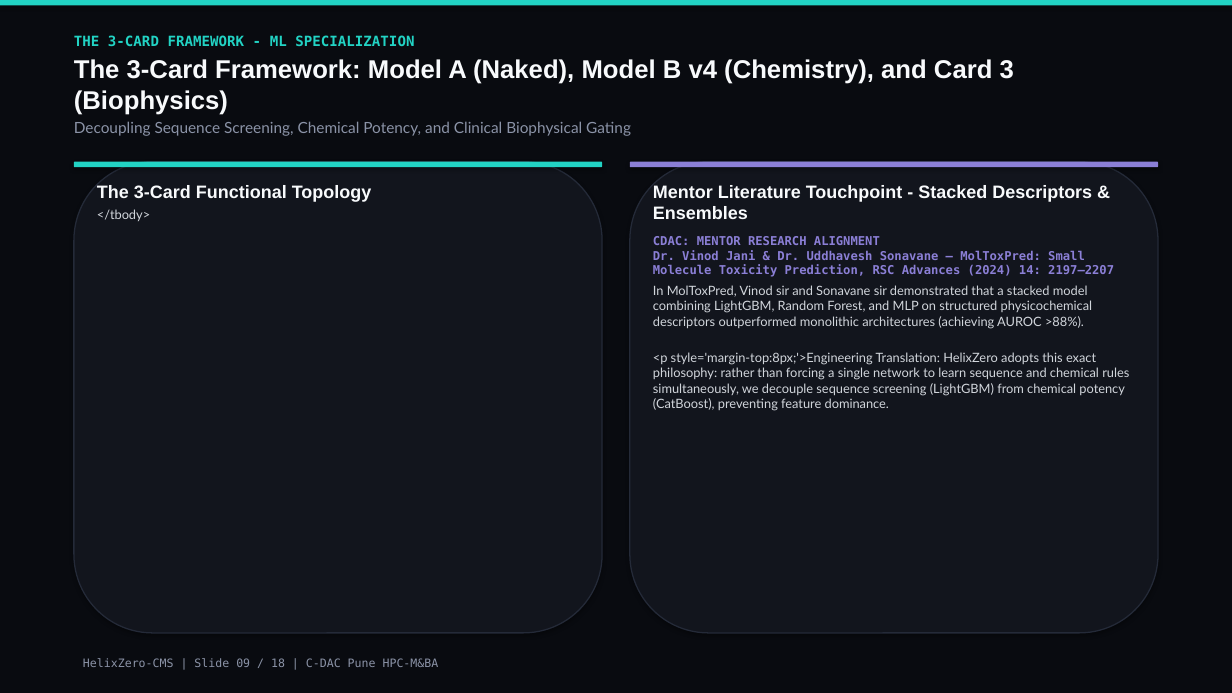
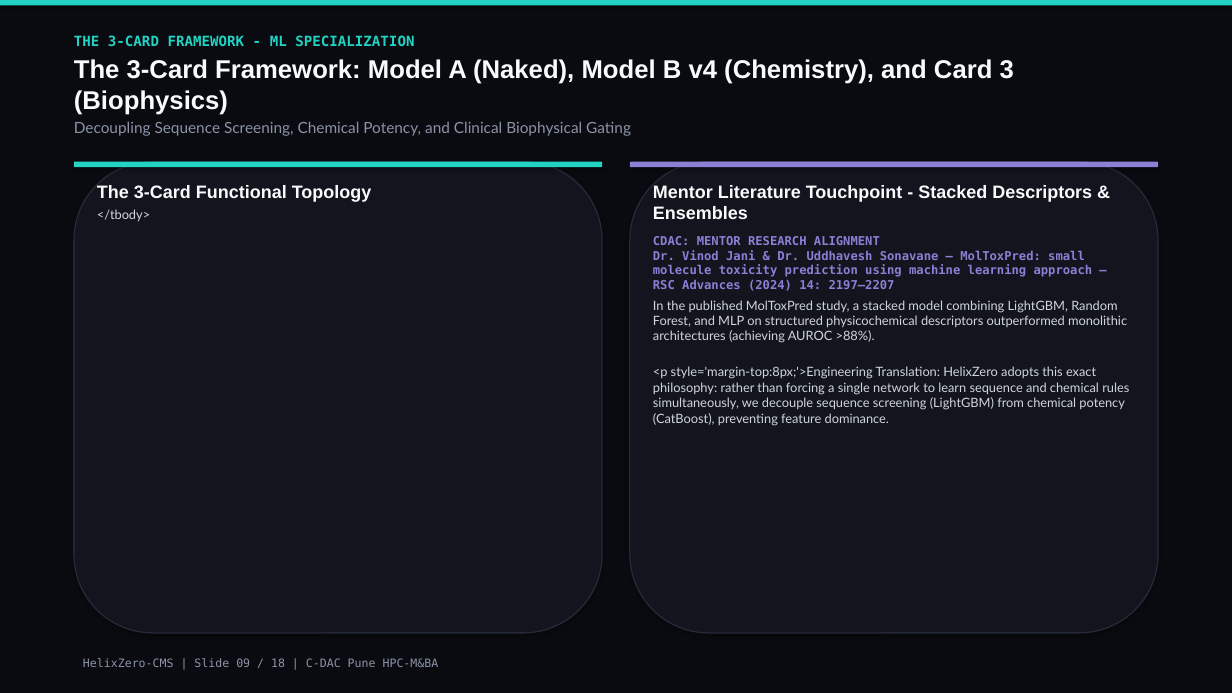
Before and after one commit to nitinjadhav888/Helixzerocms-CDAC, a slide deck: slide 9 of Paper/HelixZero_Software_Presentation.pptx. Drawn at 1232x693 pixels with LibreOffice and Linux fonts; fonts in the diff are those of the drawing. Boxes give left, top, right and bottom in pixels: in the first picture for what was removed or moved away, otherwise in the second. Text is boxed around its words. In the diff, an @@ line names an element or a change of style, - is before the commit and + after.

```diff
--- a/Paper/HelixZero_Software_Presentation.pptx
+++ b/Paper/HelixZero_Software_Presentation.pptx
@@ text at [653,236,1127,343]: text changed @@
-CDAC: MENTOR RESEARCH ALIGNMENT
-Dr. Vinod Jani & Dr. Uddhavesh Sonavane — MolToxPred: Small Molecule Toxicity Prediction, RSC Advances (2024) 14: 2197–2207
-In MolToxPred, Vinod sir and Sonavane sir demonstrated that a stacked model combining LightGBM, Random Forest, and MLP on structured physicochemical descriptors outperformed monolithic architectures (achieving AUROC >88%).
+CDAC: MENTOR RESEARCH ALIGNMENT
+Dr. Vinod Jani & Dr. Uddhavesh Sonavane — MolToxPred: small molecule toxicity prediction using machine learning approach — RSC Advances (2024) 14: 2197–2207
+In the published MolToxPred study, a stacked model combining LightGBM, Random Forest, and MLP on structured physicochemical descriptors outperformed monolithic architectures (achieving AUROC >88%).
```
Also in this commit, not shown: 4 other slides changed, 11 other files.
